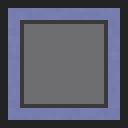
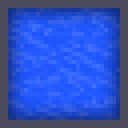
Before/after of a 128 × 128 layered artwork. What changed in the layer stack:
added layer "water frame" above "blockframe" over [0, 0, 128, 128]
hid "big", painted on it over [20, 20, 108, 108]
hid "body2" over [0, 0, 128, 128]
added layer "Layer 1" above "body" over [0, 0, 128, 128]
